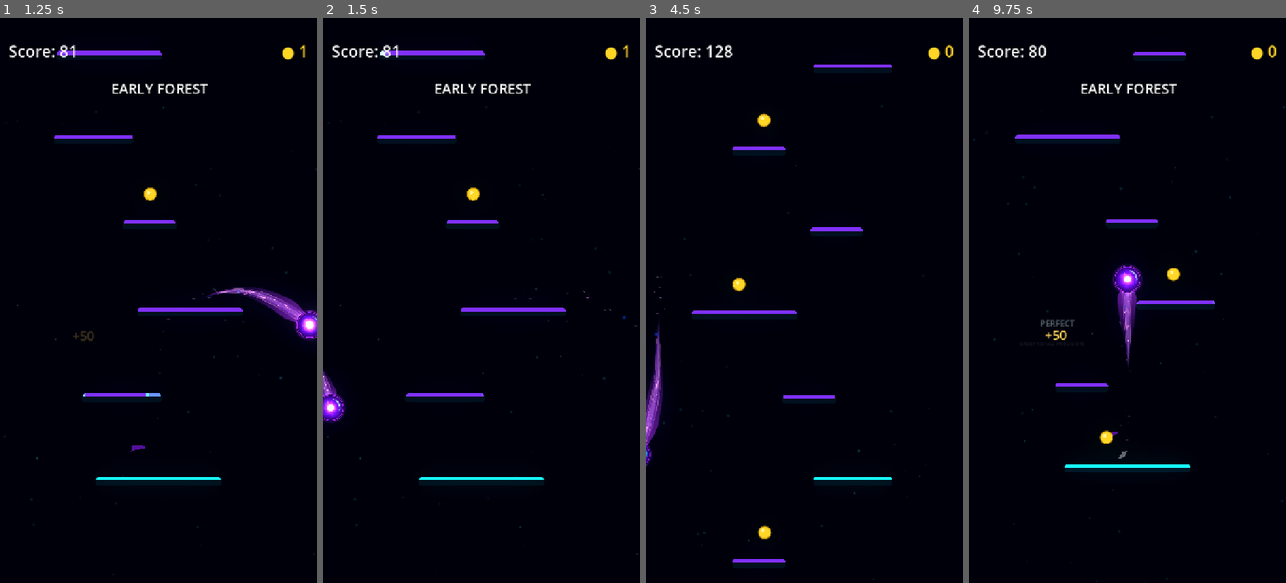
Above: before the commit, frames 1-4 (left to right).
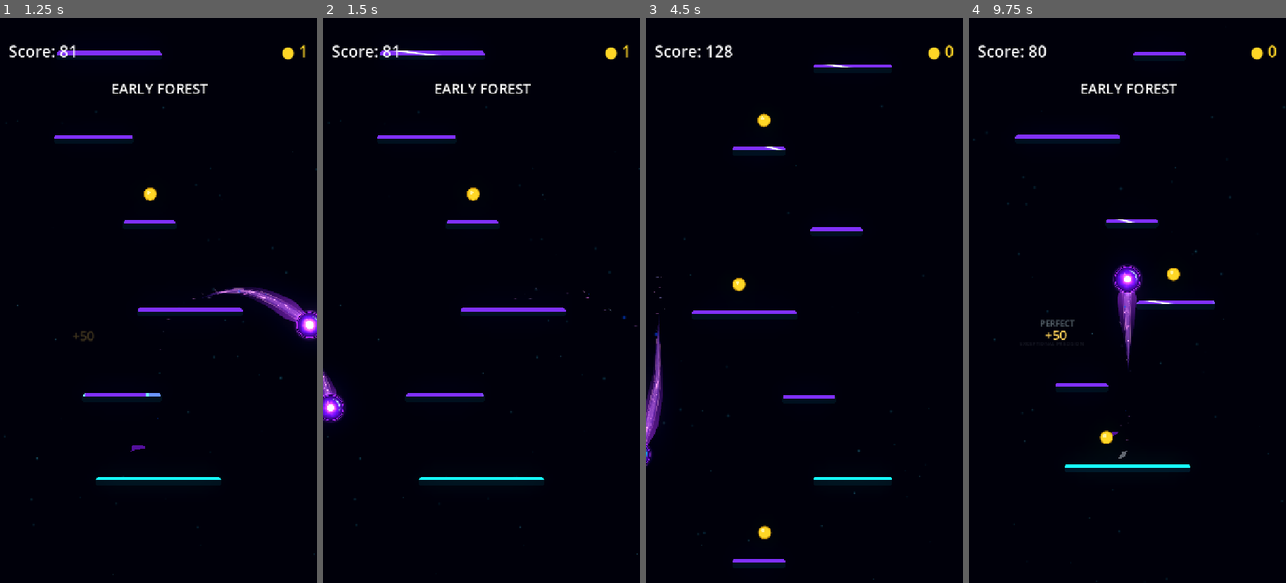
Above: after the commit, the same moments.

Repository: Kryodo/TowerJump
Game: Godot game, scene res://scenes/main.tscn
Two runs of this game, one before a commit and one after it. Both use one fixed random seed, a clock stepped at 60 frames per second and the inputs below.
Inputs (mouse positions are in pixels of both pictures, inside the frame that each line leads up to):
- Up to frame 1 (1.25 s): move the mouse to (228, 272) at 0.52 s; hold Right (ui_right) from 0.53 s (still down); click (228, 272) at 0.67 s
- Up to frame 2 (1.5 s): release Right (ui_right) at 1.25 s; drag from (418, 328) to (471, 193) at 1.27 s
- Up to frame 3 (4.5 s): click "Nochmal spielen" at 2 s; move the mouse to (836, 176) at 2.77 s; hold Right (ui_right) 2.78-3.5 s; drag from (788, 413) to (737, 193) at 3.52 s; move the mouse to (899, 385) at 4.27 s; hold Left (ui_left) from 4.28 s (still down)
- Up to frame 4 (9.75 s): release Left (ui_left) at 5 s; click "Nochmal spielen" at 5 s; drag from (1032, 215) to (1079, 159) at 5.77 s; move the mouse to (1143, 300) at 6.52 s; hold Left (ui_left) 6.53-7.25 s; click (1143, 300) at 6.67 s; drag from (1079, 159) to (1064, 328) at 7.27 s; move the mouse to (1197, 272) at 8.02 s; hold Right (ui_right) 8.03-8.75 s; click "Nochmal spielen" at 8.75 s; drag from (1064, 328) to (1175, 221) at 9.52 s

Frame 1 is identical in both runs. In frame 2, less than 0.1% of the frame differs, in the area x 18-37%, y 5-7%; in frame 3, less than 0.1%; in frame 4, less than 0.1%.

Commit message:
Refine idle platform sheen and indicator spacing

Diff:
--- a/scenes/platform_edge_feedback.gdshader
+++ b/scenes/platform_edge_feedback.gdshader
@@ -1,8 +1,10 @@
 shader_type canvas_item;
 
-varying float edge_local_x;
+varying vec2 edge_local_position;
 
 instance uniform float platform_width = 220.0;
+instance uniform float platform_height = 20.0;
+instance uniform float edge_height = 8.0;
 instance uniform float approach_charge = 0.0;
 instance uniform float approach_target_x = 0.5;
 instance uniform float landing_confirm = 0.0;
@@ -10,12 +12,12 @@
 instance uniform float idle_sheen_progress = -1.0;
 
 void vertex() {
-	edge_local_x = VERTEX.x;
+	edge_local_position = VERTEX.xy;
 }
 
 void fragment() {
 	float half_width = platform_width * 0.5;
-	float x = clamp((edge_local_x + half_width) / platform_width, 0.0, 1.0);
+	float x = clamp((edge_local_position.x + half_width) / platform_width, 0.0, 1.0);
 	// The script supplies the already-constrained predicted landing point.
 	// Keep the shader permissive so it does not secretly re-center the target.
 	float target = clamp(approach_target_x, 0.02, 0.98);
@@ -59,19 +61,24 @@
 	float confirm = clamp(landing_confirm, 0.0, 1.0);
 	result = mix(result, confirm_color, confirm);
 
-	// Rare, one-shot mirror flash. A sparse subset of platforms is selected by
-	// the platform script, which drives progress from 0 to 1 exactly once.
-	// A negative value means no sheen is active.
+	// A broad oblique reflection band, rather than a narrow spot sliding
+	// along X. The Y-dependent offset gives the highlight a clear angled edge.
 	float idle_gate = (1.0 - charge) * (1.0 - active) * (1.0 - confirm);
 	float sheen_active = step(0.0, idle_sheen_progress) * (1.0 - step(1.0, idle_sheen_progress));
 	float sheen_progress = clamp(idle_sheen_progress, 0.0, 1.0);
-	float sheen_position = mix(-0.10, 1.10, sheen_progress);
-	float sheen_distance = abs(x - sheen_position);
-	float sheen_field = 1.0 - smoothstep(0.028, 0.095, sheen_distance);
-	float sheen_core = 1.0 - smoothstep(0.003, 0.020, sheen_distance);
-	float sheen_mix = (sheen_field * 0.08 + sheen_core * 0.62) * idle_gate * sheen_active;
-	vec3 sheen_color = vec3(1.2, 3.2, 4.0);
-	result = mix(result, sheen_color, clamp(sheen_mix, 0.0, 0.52));
+	float sheen_position = mix(-0.12, 1.12, sheen_progress);
+	float sheen_y = clamp(
+		(edge_local_position.y + platform_height * 0.5) / max(edge_height, 0.001),
+		0.0,
+		1.0
+	);
+	float sheen_axis = x - sheen_position - (sheen_y - 0.5) * 0.26;
+	float sheen_distance = abs(sheen_axis);
+	float sheen_field = 1.0 - smoothstep(0.012, 0.125, sheen_distance);
+	float sheen_core = 1.0 - smoothstep(0.018, 0.060, sheen_distance);
+	float sheen_mix = (sheen_field * 0.18 + sheen_core * 0.25) * idle_gate * sheen_active;
+	vec3 sheen_color = vec3(2.25, 3.55, 4.20);
+	result = mix(result, sheen_color, clamp(sheen_mix, 0.0, 0.48));
 
 	COLOR.rgb = result;
 }
--- a/scripts/landing/landing_feedback_presenter.gd
+++ b/scripts/landing/landing_feedback_presenter.gd
@@ -549,16 +549,37 @@
 	_status_root.modulate.a = _get_status_edge_visibility(ball_screen, viewport_size)
 
 func _layout_status_row(caption: Label, counter: Label, caption_y: float, counter_y: float) -> void:
-	# Keep the reading order consistent on both sides: caption first, counter
-	# second. Right-align the group on the left side so it sits neatly beside the orb.
+	# Keep caption then number in the same order. On the left side, measure both
+	# strings so right alignment preserves the same visible gap as left alignment.
 	caption.position = Vector2(0.0, caption_y)
-	counter.position = Vector2(84.0, counter_y)
 	if _status_anchor_side > 0:
 		caption.horizontal_alignment = HORIZONTAL_ALIGNMENT_LEFT
 		counter.horizontal_alignment = HORIZONTAL_ALIGNMENT_LEFT
+		counter.position = Vector2(84.0, counter_y)
 	else:
 		caption.horizontal_alignment = HORIZONTAL_ALIGNMENT_RIGHT
 		counter.horizontal_alignment = HORIZONTAL_ALIGNMENT_RIGHT
+		var caption_font: Font = caption.get_theme_font("font")
+		var caption_text_width: float = caption_font.get_string_size(
+			caption.text,
+			HORIZONTAL_ALIGNMENT_LEFT,
+			-1.0,
+			caption.get_theme_font_size("font_size")
+		).x
+		var right_side_gap: float = maxf(0.0, 84.0 - caption_text_width)
+		var counter_font: Font = counter.get_theme_font("font")
+		var counter_font_size: int = int(
+			counter.get_meta("counter_target_font_size", counter.get_theme_font_size("font_size"))
+		)
+		var counter_text_width: float = counter_font.get_string_size(
+			counter.text,
+			HORIZONTAL_ALIGNMENT_LEFT,
+			-1.0,
+			counter_font_size
+		).x
+		var counter_text_start: float = 84.0 + right_side_gap
+		var counter_x: float = counter_text_start + counter_text_width - counter.size.x
+		counter.position = Vector2(counter_x, counter_y)
 
 
 func _on_combo_state_changed(state: Dictionary) -> void:
@@ -655,6 +676,16 @@
 		_hide_indicator(_streak_counter)
 		_streak_visual_tier = -1
 
+	# Reflow after both texts are updated so left-side spacing uses the current
+	# multiplier and streak count, not the previous frame's string widths.
+	_layout_status_row(
+		_combo_label,
+		_combo_counter,
+		25.0 if streak_active else 13.0,
+		24.0 if streak_active else 11.0
+	)
+	_layout_status_row(_streak_label, _streak_counter, 0.0, -2.0)
+
 	if combo_active:
 		_combo_visual_tier = combo_tier
 	if streak_active:
--- a/scripts/platform.gd
+++ b/scripts/platform.gd
@@ -35,11 +35,13 @@
 const EDGE_HEIGHT := 8.0
 const EDGE_INSET := 1.0
 
-const IDLE_SHEEN_CHANCE := 0.40
+const IDLE_SHEEN_CHANCE := 0.38
 const IDLE_SHEEN_MIN_SPAWN_GAP := 2
-const IDLE_SHEEN_DELAY_MIN := 0.25
-const IDLE_SHEEN_DELAY_MAX := 0.85
-const IDLE_SHEEN_DURATION := 0.16
+const IDLE_SHEEN_MAX_SPAWN_GAP := 5
+const IDLE_SHEEN_DELAY_MIN := 0.35
+const IDLE_SHEEN_DELAY_MAX := 1.20
+const IDLE_SHEEN_DURATION_MIN := 0.48
+const IDLE_SHEEN_DURATION_MAX := 0.72
 
 static var _sheen_spawn_sequence: int = 0
 static var _last_sheen_spawn_sequence: int = -1000
@@ -132,6 +134,8 @@
 		"platform_width",
 		width * width_scale
 	)
+	_neon_edge.set_instance_shader_parameter("platform_height", height)
+	_neon_edge.set_instance_shader_parameter("edge_height", EDGE_HEIGHT)
 	_neon_edge.set_instance_shader_parameter("idle_sheen_progress", -1.0)
 
 func _process(delta: float) -> void:
@@ -189,9 +193,11 @@
 	_neon_edge.set_instance_shader_parameter("idle_sheen_progress", -1.0)
 
 	_sheen_spawn_sequence += 1
-	if _sheen_spawn_sequence - _last_sheen_spawn_sequence < IDLE_SHEEN_MIN_SPAWN_GAP:
-		return
-	if randf() > IDLE_SHEEN_CHANCE:
+	var spawn_gap: int = _sheen_spawn_sequence - _last_sheen_spawn_sequence
+	if spawn_gap < IDLE_SHEEN_MIN_SPAWN_GAP:
+		return
+	# Randomize the gap, but guarantee another event by the maximum gap.
+	if spawn_gap < IDLE_SHEEN_MAX_SPAWN_GAP and randf() > IDLE_SHEEN_CHANCE:
 		return
 
 	_last_sheen_spawn_sequence = _sheen_spawn_sequence
@@ -217,11 +223,15 @@
 func _play_idle_sheen() -> void:
 	_neon_edge.set_instance_shader_parameter("idle_sheen_progress", 0.0)
 	_idle_sheen_tween = create_tween()
+	var sheen_duration: float = randf_range(
+		IDLE_SHEEN_DURATION_MIN,
+		IDLE_SHEEN_DURATION_MAX
+	)
 	_idle_sheen_tween.tween_method(
 		_set_idle_sheen_progress,
 		0.0,
 		1.0,
-		IDLE_SHEEN_DURATION
+		sheen_duration
 	).set_trans(Tween.TRANS_LINEAR)
 	_idle_sheen_tween.tween_callback(
 		func() -> void:
